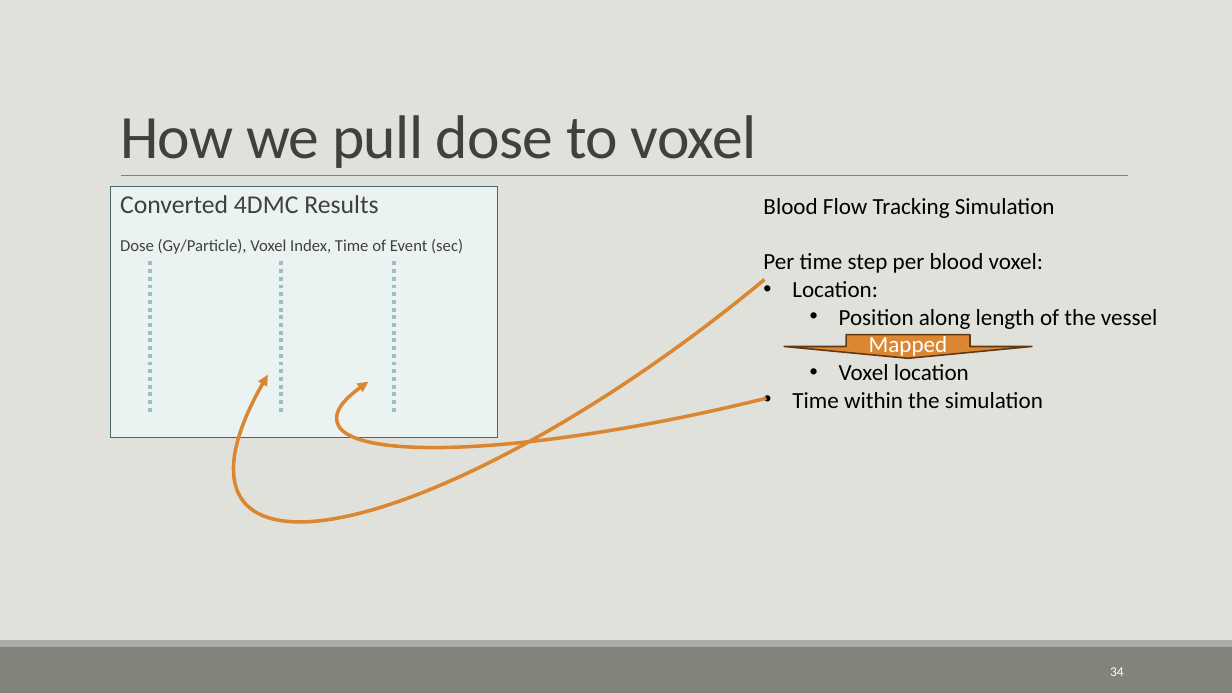
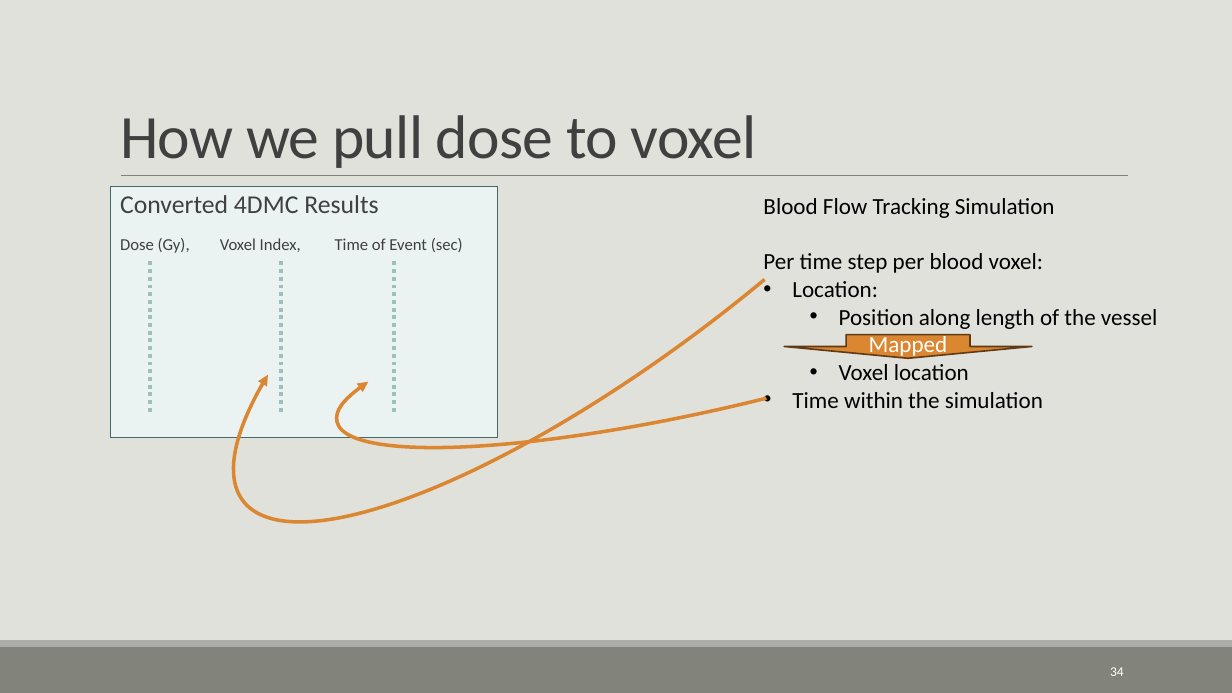
Before and after one commit to CNorthwayMedPhys/Full-Body-Flow-Model-Project, a slide deck: slide 34 of Working Documents/11.25_Committee Meeting.pptx. Drawn at 1232x693 pixels with LibreOffice and Linux fonts; fonts in the diff are those of the drawing. Boxes give left, top, right and bottom in pixels: in the first picture for what was removed or moved away, otherwise in the second. Text is boxed around its words. In the diff, an @@ line names an element or a change of style, - is before the commit and + after.

```diff
--- a/Working Documents/11.25_Committee Meeting.pptx
+++ b/Working Documents/11.25_Committee Meeting.pptx
@@ rectangle "Converted 4DMC Results" at (111,187,498,438): text to rectangle @@
@@ text in rectangle at (120,238,463,253): text changed @@
-  Dose (Gy/Particle), Voxel Index, Time of Event (sec)
+  Dose (Gy), Voxel Index, Time of Event (sec)
```
Also in this commit, not shown: 8 other slides changed, 2 slides added, 1 slide removed, 6 other files.
